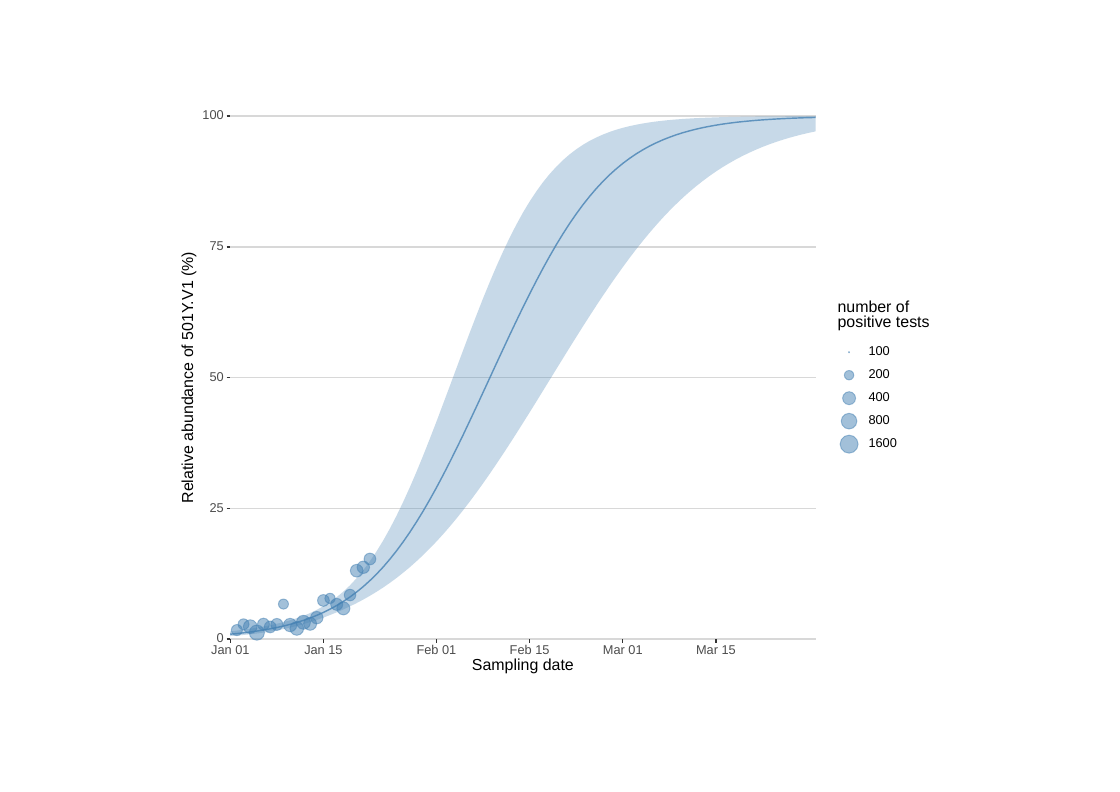
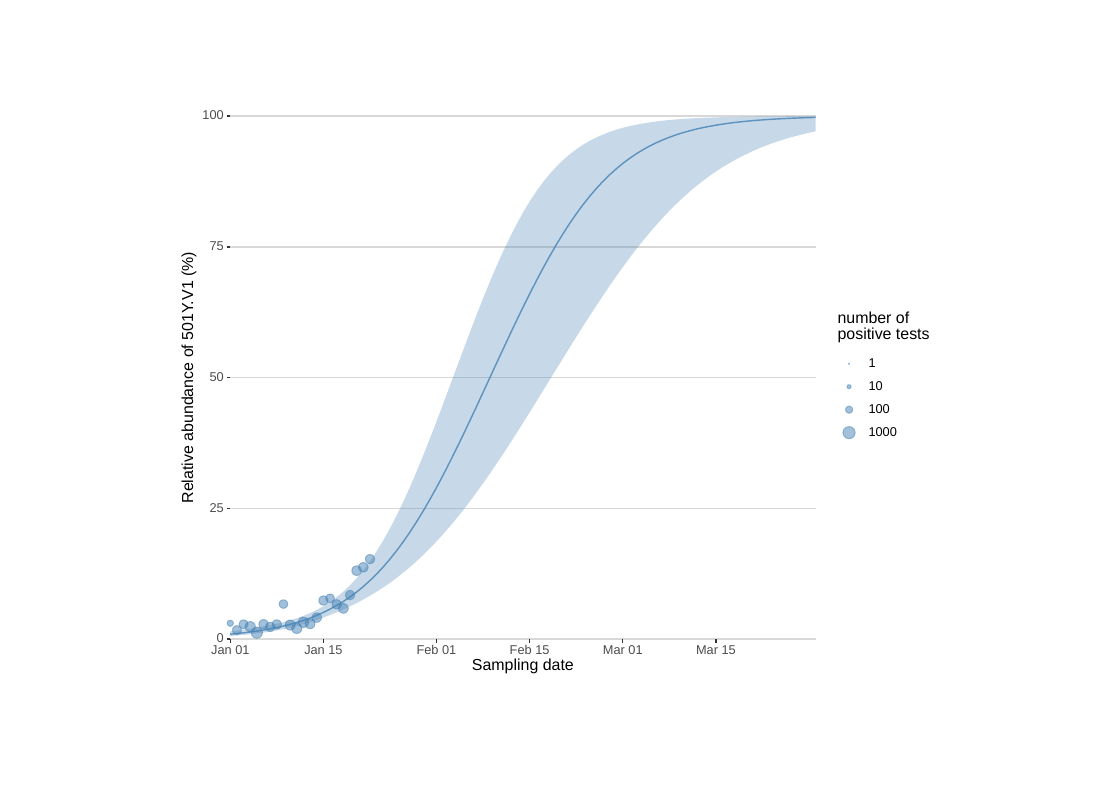
Before and after one commit to tomwenseleers/LineageExplorer, a slide deck: slide 1 of plots/fit1_binomGLMM_VOC_Belgium_response scale.pptx. Drawn at 1120x792 pixels with LibreOffice and Linux fonts; fonts in the diff are those of the drawing. Boxes give left, top, right and bottom in pixels: in the first picture for what was removed or moved away, otherwise in the second. Text is boxed around its words. In the diff, an @@ line names an element or a change of style, - is before the commit and + after.

```diff
--- a/plots/fit1_binomGLMM_VOC_Belgium_response scale.pptx
+++ b/plots/fit1_binomGLMM_VOC_Belgium_response scale.pptx
@@ rectangle: place and size @@
-rectangle at (830, 292, 935, 462)
+rectangle at (830, 303, 935, 451)
@@ ellipse: place and size @@
-ellipse at (842, 392, 856, 405)
+ellipse at (847, 385, 851, 389)
@@ ellipse: place and size @@
-ellipse at (844, 370, 854, 380)
+ellipse at (845, 406, 852, 413)
@@ text "100": place and size @@
-text "100" at (869, 346, 890, 355)
+text "100" at (869, 404, 890, 413)
@@ 2 texts, 2 ellipses: place and size @@
-2 texts, 2 ellipses at (838, 300, 930, 429)
+2 texts, 2 ellipses at (838, 311, 930, 438)
@@ group removed at (840, 369, 897, 453): 4 texts, 1 ellipse @@
-200
-400
-800
-1600
@@ group added at (227, 358, 897, 626): 3 texts, 1 ellipse @@
+1
+10
+1000
@@ ellipse: place and size @@
-ellipse at (283, 618, 297, 632)
+ellipse at (280, 599, 288, 608)
@@ ellipse: place and size @@
-ellipse at (325, 594, 335, 604)
+ellipse at (319, 595, 328, 605)
@@ ellipse: place and size @@
-ellipse at (318, 594, 329, 606)
+ellipse at (325, 594, 334, 602)
@@ ellipse: place and size @@
-ellipse at (249, 625, 264, 640)
+ellipse at (239, 619, 248, 628)
@@ ellipse: place and size @@
-ellipse at (238, 618, 249, 629)
+ellipse at (245, 621, 256, 632)
@@ ellipse: place and size @@
-ellipse at (264, 621, 276, 633)
+ellipse at (251, 627, 262, 638)
@@ ellipse: place and size @@
-ellipse at (243, 619, 257, 633)
+ellipse at (265, 622, 275, 632)
@@ ellipse: place and size @@
-ellipse at (279, 599, 289, 610)
+ellipse at (285, 619, 296, 630)
@@ ellipse: place and size @@
-ellipse at (303, 617, 317, 631)
+ellipse at (298, 616, 308, 627)
@@ ellipse: place and size @@
-ellipse at (297, 616, 311, 630)
+ellipse at (305, 618, 315, 628)
```
Also in this commit, not shown: 31 other files.
